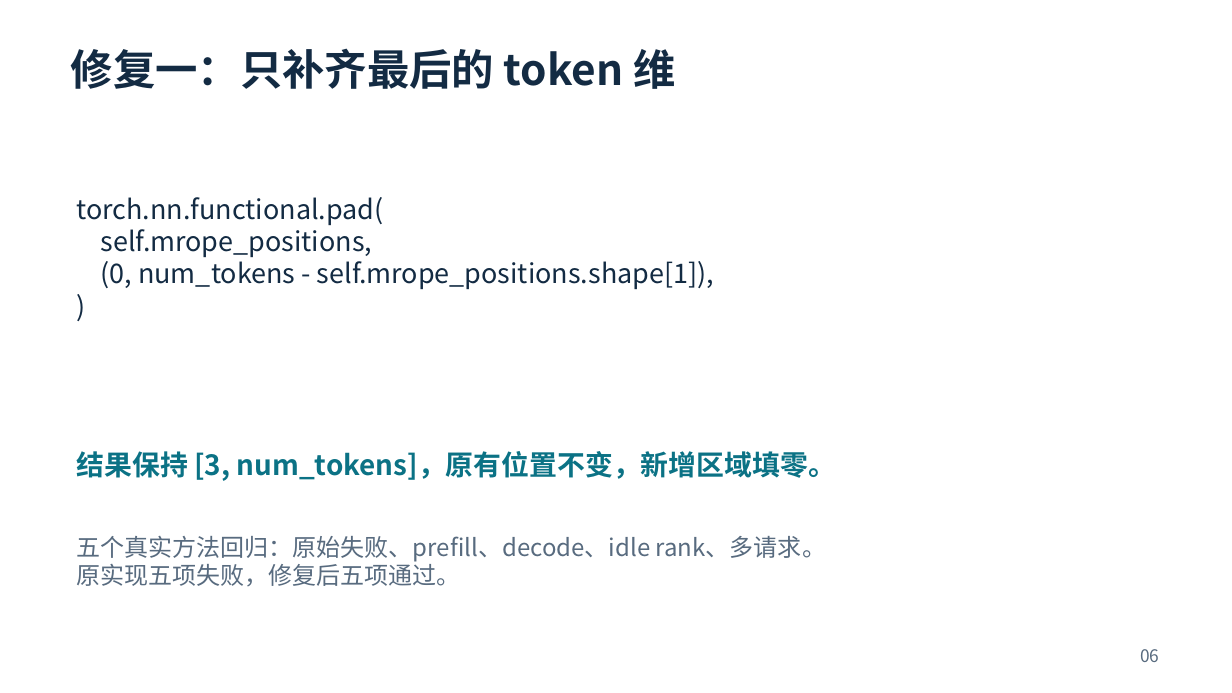
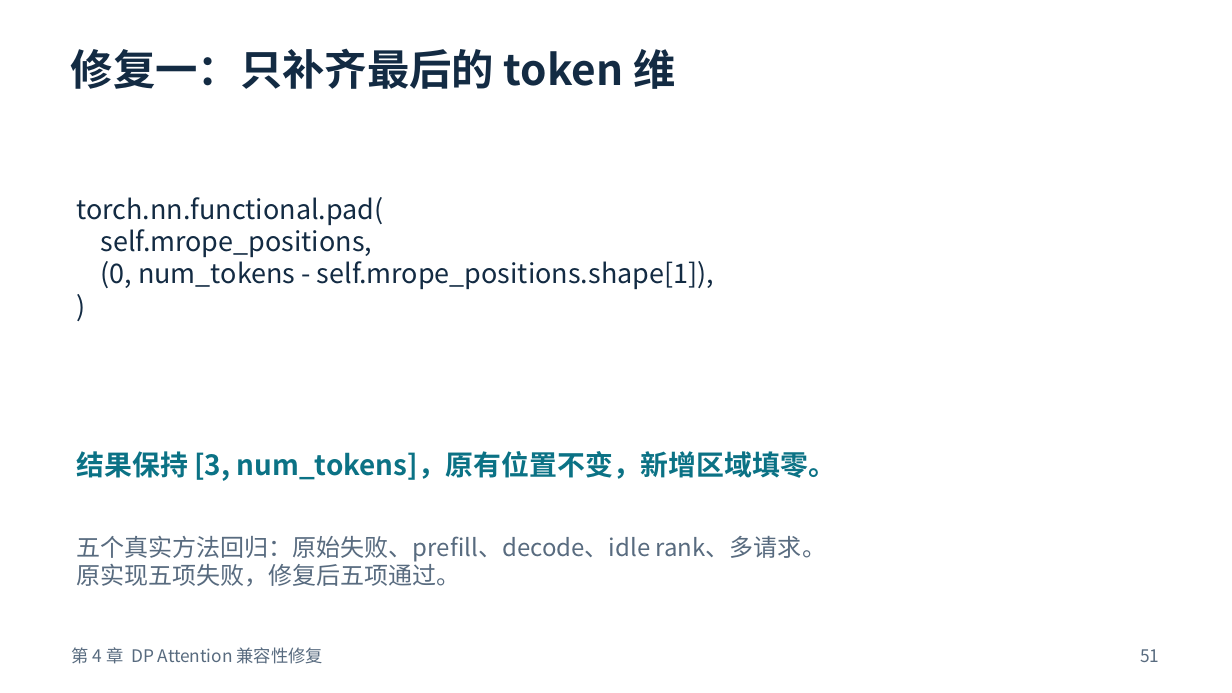
Before and after one commit to justsoloking-blip/qwen-vl-32B-project, a slide deck: slide 51 of slides/qwen3-vl-dp-attention-and-optimization.pptx (slide 6 before the commit). Drawn at 1232x693 pixels with LibreOffice and Linux fonts; fonts in the diff are those of the drawing. Boxes give left, top, right and bottom in pixels: in the first picture for what was removed or moved away, otherwise in the second. Text is boxed around its words. In the diff, an @@ line names an element or a change of style, - is before the commit and + after.

```diff
--- a/slides/qwen3-vl-dp-attention-and-optimization.pptx
+++ b/slides/qwen3-vl-dp-attention-and-optimization.pptx
@@ text added at box(72, 647, 323, 664), 13.5 pt, text #586B7F @@
+第 4 章 DP Attention 兼容性修复
@@ text at box(1140, 649, 1159, 662): text changed @@
-06
+51
```
Also in this commit, not shown: 12 other slides changed, 89 slides added, 6 slides removed, 3 other files.
